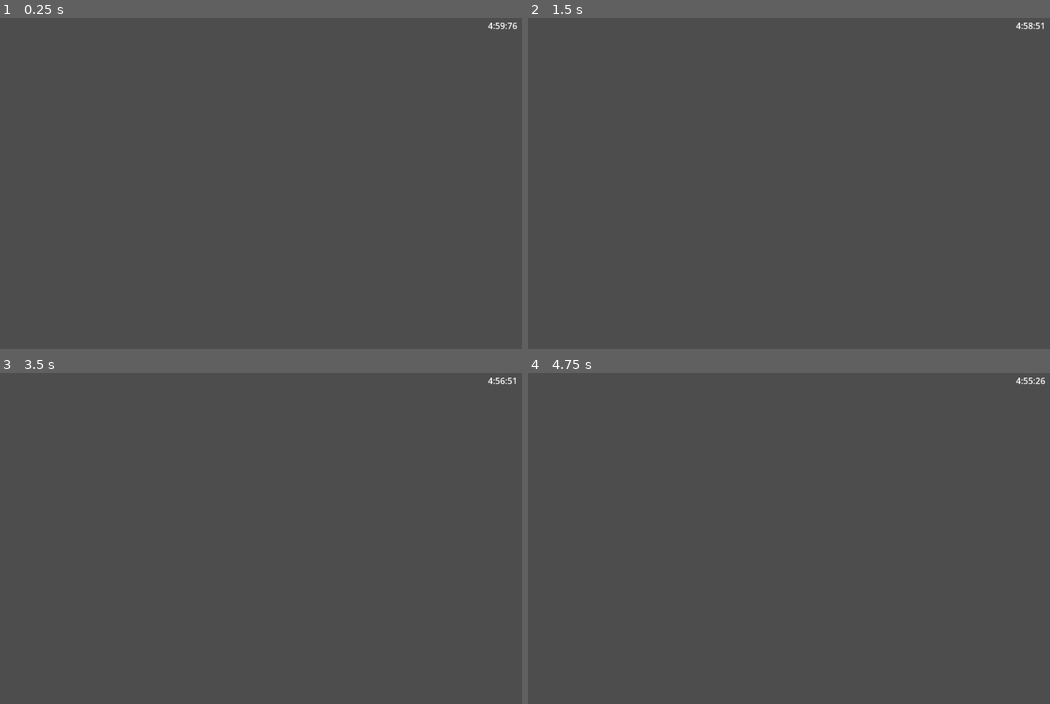
Above: before the commit, frames 1-4 (two rows, left to right).
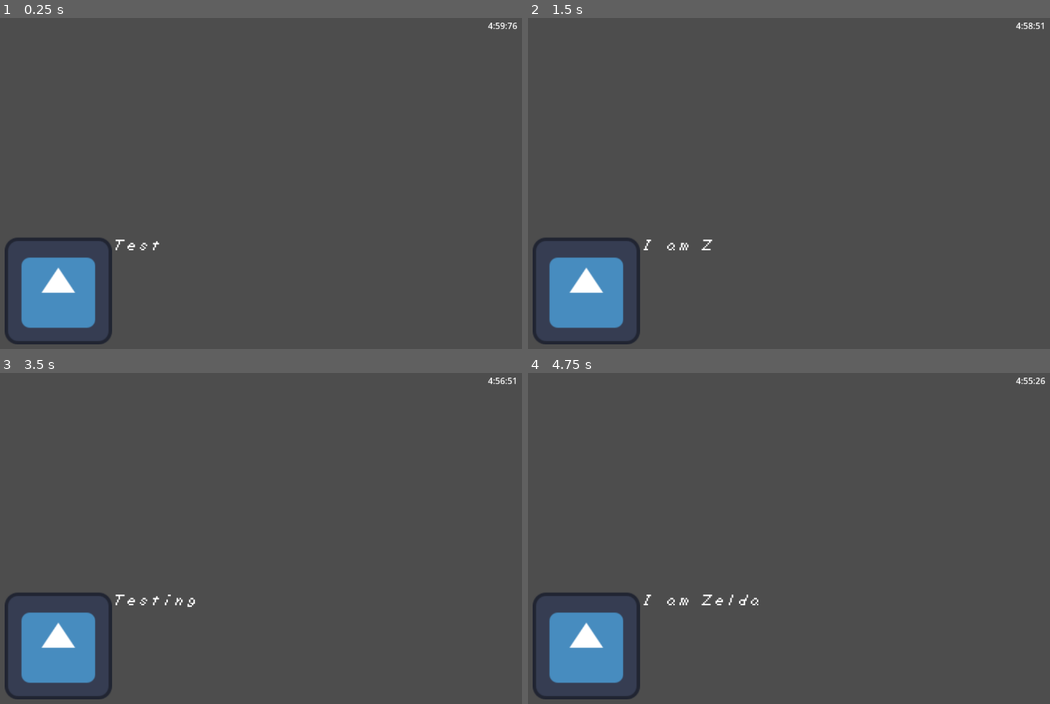
Above: after the commit, the same moments.

Repository: J-Abitria/2025-crimson-game-jam
Game: Godot game, scene res://Scenes/test_scene.tscn
Two runs of this game, one before a commit and one after it. Both use one fixed random seed, a clock stepped at 60 frames per second and the inputs below. This scene is started directly instead of the project's main scene. The engine's default icon, where the game draws it, is replaced by a stand-in: a white triangle on a blue panel in a dark square.
Inputs (mouse positions are in pixels of both pictures, inside the frame that each line leads up to):
- Up to frame 1 (0.25 s): no input
- Up to frame 2 (1.5 s): tap Enter at 0.5 s; move the mouse to (882, 163) at 0.52 s; press the mouse at (882, 163) at 0.53 s; hold D (moveRight) 0.53-1.28 s; move the mouse to (621, 200) at 1.27 s; release the mouse at (621, 200) at 1.28 s; hold S (moveDown) from 1.28 s (still down); click (621, 200) at 1.35 s
- Up to frame 3 (3.5 s): move the mouse to (281, 462) at 2.02 s; release S (moveDown) at 2.03 s; press the mouse at (281, 462) at 2.03 s; hold D (moveRight) 2.03-2.78 s; move the mouse to (187, 604) at 2.77 s; release the mouse at (187, 604) at 2.78 s; hold W (moveUp) from 2.78 s (still down); click (187, 604) at 2.85 s
- Up to frame 4 (4.75 s): move the mouse to (935, 588) at 3.52 s; release W (moveUp) at 3.53 s; press the mouse at (935, 588) at 3.53 s; hold A (moveLeft) from 3.53 s (still down); move the mouse to (559, 485) at 4.27 s; release the mouse at (559, 485) at 4.28 s; click (559, 485) at 4.35 s

The runs differ from the first frame. In frame 1, 4.0% of the frame differs, in the area x 0-31%, y 66-99%; in frame 2, 4.0%; in frame 3, 4.1%; in frame 4, 4.1%, in the area x 0-45%, y 66-99%.

Commit message:
Imported themes and fonts for some characters

Diff:
--- a/2025-crimson-game-jam/Resources/master_chief_dialogue.tres
+++ b/2025-crimson-game-jam/Resources/master_chief_dialogue.tres
@@ -1,8 +1,26 @@
-[gd_resource type="Resource" script_class="DialogueSystem" load_steps=3 format=3 uid="uid://kt6jd8n1w1el"]
+[gd_resource type="Resource" script_class="DialogueSystem" load_steps=8 format=3 uid="uid://kt6jd8n1w1el"]
 
 [ext_resource type="Script" uid="uid://byu3y2b647a13" path="res://Scripts/Dialogue System/dialogue_state.gd" id="1_00s1u"]
+[ext_resource type="Script" uid="uid://behe0uh46otj5" path="res://Scripts/Dialogue System/dialogue_type.gd" id="2_bxduw"]
+[ext_resource type="Script" uid="uid://kxn1wk24aq4t" path="res://Scripts/Dialogue System/display_dialogue.gd" id="3_00s1u"]
 [ext_resource type="Script" uid="uid://c8wa8mk28h4ff" path="res://Scripts/Dialogue System/dialogue_system.gd" id="5_5kq7j"]
+
+[sub_resource type="Resource" id="Resource_k2wg2"]
+script = ExtResource("3_00s1u")
+text = "Testing some dialogue."
+metadata/_custom_type_script = "uid://kxn1wk24aq4t"
+
+[sub_resource type="Resource" id="Resource_5wfc1"]
+script = ExtResource("3_00s1u")
+text = "I am Zelda."
+metadata/_custom_type_script = "uid://kxn1wk24aq4t"
+
+[sub_resource type="Resource" id="Resource_ea4og"]
+script = ExtResource("1_00s1u")
+dialogue = Array[ExtResource("2_bxduw")]([SubResource("Resource_k2wg2"), SubResource("Resource_5wfc1")])
+metadata/_custom_type_script = "uid://byu3y2b647a13"
 
 [resource]
 script = ExtResource("5_5kq7j")
+dialogue_states = Array[ExtResource("1_00s1u")]([SubResource("Resource_ea4og")])
 metadata/_custom_type_script = "uid://c8wa8mk28h4ff"
--- /dev/null
+++ b/2025-crimson-game-jam/Scenes/UI/canvas_layer.tscn
@@ -0,0 +1,44 @@
+[gd_scene load_steps=3 format=3 uid="uid://drk3ucs6rffsd"]
+
+[ext_resource type="Script" uid="uid://bgbdi0ijres2e" path="res://Scripts/UI/timer_label.gd" id="1_w6mh2"]
+[ext_resource type="PackedScene" uid="uid://b28pd02fha6bk" path="res://Scenes/UI/dialogue_box.tscn" id="2_fvidj"]
+
+[node name="CanvasLayer" type="CanvasLayer"]
+
+[node name="Game UI" type="Control" parent="."]
+layout_mode = 3
+anchors_preset = 15
+anchor_right = 1.0
+anchor_bottom = 1.0
+grow_horizontal = 2
+grow_vertical = 2
+
+[node name="MarginContainer" type="MarginContainer" parent="Game UI"]
+layout_mode = 1
+anchors_preset = 15
+anchor_right = 1.0
+anchor_bottom = 1.0
+grow_horizontal = 2
+grow_vertical = 2
+theme_override_constants/margin_left = 20
+theme_override_constants/margin_top = 20
+theme_override_constants/margin_right = 20
+theme_override_constants/margin_bottom = 20
+
+[node name="Timer" type="Control" parent="Game UI/MarginContainer"]
+layout_mode = 2
+
+[node name="Label" type="Label" parent="Game UI/MarginContainer/Timer"]
+layout_mode = 1
+anchors_preset = 1
+anchor_left = 1.0
+anchor_right = 1.0
+offset_left = -55.0
+offset_bottom = 23.0
+grow_horizontal = 0
+text = "5:00:00"
+script = ExtResource("1_w6mh2")
+time_alloted_minutes = 5
+
+[node name="DialogueBox" parent="Game UI/MarginContainer" instance=ExtResource("2_fvidj")]
+layout_mode = 2
--- a/2025-crimson-game-jam/Scenes/UI/dialogue_box.tscn
+++ b/2025-crimson-game-jam/Scenes/UI/dialogue_box.tscn
@@ -1,9 +1,10 @@
-[gd_scene load_steps=5 format=3 uid="uid://b28pd02fha6bk"]
+[gd_scene load_steps=6 format=3 uid="uid://b28pd02fha6bk"]
 
 [ext_resource type="Script" uid="uid://ct4rustx0mb5e" path="res://Scripts/DialogueDisplay/dialogue_box.gd" id="1_obhul"]
 [ext_resource type="Resource" uid="uid://kt6jd8n1w1el" path="res://Resources/master_chief_dialogue.tres" id="2_8610a"]
 [ext_resource type="Texture2D" uid="uid://4rs1yl64xbr7" path="res://icon.svg" id="3_0df3s"]
 [ext_resource type="Script" uid="uid://gye0y8pycho8" path="res://Scripts/DialogueDisplay/typewriter.gd" id="4_1spsb"]
+[ext_resource type="FontFile" uid="uid://5yomvwki5k8u" path="res://Assets/Fonts/zelda.ttf" id="4_8610a"]
 
 [node name="DialogueBox" type="Control" node_paths=PackedStringArray("dialogue_text_label", "option_container")]
 custom_minimum_size = Vector2(800, 200)
@@ -43,6 +44,8 @@
 grow_horizontal = 2
 size_flags_horizontal = 3
 size_flags_vertical = 1
+theme_override_fonts/font = ExtResource("4_8610a")
+theme_override_font_sizes/font_size = 32
 text = "Hello"
 autowrap_mode = 2
 script = ExtResource("4_1spsb")
--- /dev/null
+++ b/2025-crimson-game-jam/Scenes/test.gd
@@ -0,0 +1,6 @@
+extends Node2D
+
+func _ready() -> void:
+	MusicManager.play_track(1)
+	await get_tree().create_timer(3).timeout
+	MusicManager.play_theme("zelda")
--- a/2025-crimson-game-jam/Scenes/test_scene.tscn
+++ b/2025-crimson-game-jam/Scenes/test_scene.tscn
@@ -1,46 +1,9 @@
 [gd_scene load_steps=3 format=3 uid="uid://c8vl1f1vaytom"]
 
-[ext_resource type="PackedScene" uid="uid://b28pd02fha6bk" path="res://Scenes/UI/dialogue_box.tscn" id="1_3dogw"]
-[ext_resource type="Script" uid="uid://bgbdi0ijres2e" path="res://Scripts/UI/timer_label.gd" id="2_r5l72"]
+[ext_resource type="PackedScene" uid="uid://drk3ucs6rffsd" path="res://Scenes/UI/canvas_layer.tscn" id="1_3dogw"]
+[ext_resource type="Script" uid="uid://rp0qkr15p65u" path="res://Scenes/test.gd" id="1_r5l72"]
 
 [node name="Node2D" type="Node2D"]
+script = ExtResource("1_r5l72")
 
-[node name="CanvasLayer" type="CanvasLayer" parent="."]
-
-[node name="Game UI" type="Control" parent="CanvasLayer"]
-layout_mode = 3
-anchors_preset = 15
-anchor_right = 1.0
-anchor_bottom = 1.0
-grow_horizontal = 2
-grow_vertical = 2
-
-[node name="MarginContainer" type="MarginContainer" parent="CanvasLayer/Game UI"]
-layout_mode = 1
-anchors_preset = 15
-anchor_right = 1.0
-anchor_bottom = 1.0
-grow_horizontal = 2
-grow_vertical = 2
-theme_override_constants/margin_left = 20
-theme_override_constants/margin_top = 20
-theme_override_constants/margin_right = 20
-theme_override_constants/margin_bottom = 20
-
-[node name="Timer" type="Control" parent="CanvasLayer/Game UI/MarginContainer"]
-layout_mode = 2
-
-[node name="Label" type="Label" parent="CanvasLayer/Game UI/MarginContainer/Timer"]
-layout_mode = 1
-anchors_preset = 1
-anchor_left = 1.0
-anchor_right = 1.0
-offset_left = -55.0
-offset_bottom = 23.0
-grow_horizontal = 0
-text = "5:00:00"
-script = ExtResource("2_r5l72")
-time_alloted_minutes = 5
-
-[node name="DialogueBox" parent="CanvasLayer/Game UI/MarginContainer" instance=ExtResource("1_3dogw")]
-layout_mode = 2
+[node name="CanvasLayer" parent="." instance=ExtResource("1_3dogw")]
--- a/2025-crimson-game-jam/Scripts/Autoloads/music_manager.gd
+++ b/2025-crimson-game-jam/Scripts/Autoloads/music_manager.gd
@@ -4,13 +4,17 @@
 var music_player: AudioStreamPlayer
 var theme_player: AudioStreamPlayer
 
-#preload music file
 var tracks: Dictionary[int, AudioStreamOggVorbis] = {
-	1: preload("res://Assets/Music/DatingDubstep.ogg")
+	1: preload("res://Assets/Music/dating_dubstep.ogg"),
+	2: preload("res://Assets/Music/frog_rave.ogg")
 }
 
 var themes: Dictionary[String, AudioStreamOggVorbis] = {
-
+	"johnny_silver": preload("res://Assets/Themes/johhny_silver.ogg"),
+	"lara_croft": preload("res://Assets/Themes/lara_croft.ogg"),
+	"master_chief": preload("res://Assets/Themes/master_chief.ogg"),
+	"peppino": preload("res://Assets/Themes/peppino.ogg"),
+	"zelda": preload("res://Assets/Themes/zelda.ogg")
 }
 
 func _ready() -> void:
@@ -27,7 +31,7 @@
 func play_theme(character_name: String) -> void:
 	# turn down music
 	var tween := create_tween()
-	tween.tween_property(music_player, "volume_db", -10, 1)
+	tween.tween_property(music_player, "volume_db", -15, 1)
 	await tween.finished
 	if themes.has(character_name):
 		theme_player.stream = themes[character_name]
Binary file added: 2025-crimson-game-jam/Assets/Fonts/master_chief.ttf
Not shown, added: 2025-crimson-game-jam/Assets/Fonts/master_chief.ttf.import
Binary file added: 2025-crimson-game-jam/Assets/Fonts/zelda.ttf
Not shown, added: 2025-crimson-game-jam/Assets/Fonts/zelda.ttf.import
Not shown, removed: 2025-crimson-game-jam/Assets/Music/DatingDubstep.ogg.import
Not shown, added: 2025-crimson-game-jam/Assets/Music/dating_dubstep.ogg.import
Not shown, added: 2025-crimson-game-jam/Assets/Music/frog_rave.ogg.import
Not shown, added: 2025-crimson-game-jam/Assets/Themes/johhny_silver.ogg.import
Not shown, added: 2025-crimson-game-jam/Assets/Themes/lara_croft.ogg.import
Not shown, added: 2025-crimson-game-jam/Assets/Themes/master_chief.ogg.import
Not shown, added: 2025-crimson-game-jam/Assets/Themes/peppino.ogg.import
Not shown, added: 2025-crimson-game-jam/Assets/Themes/zelda.ogg.import
(and 8 more such lines)
